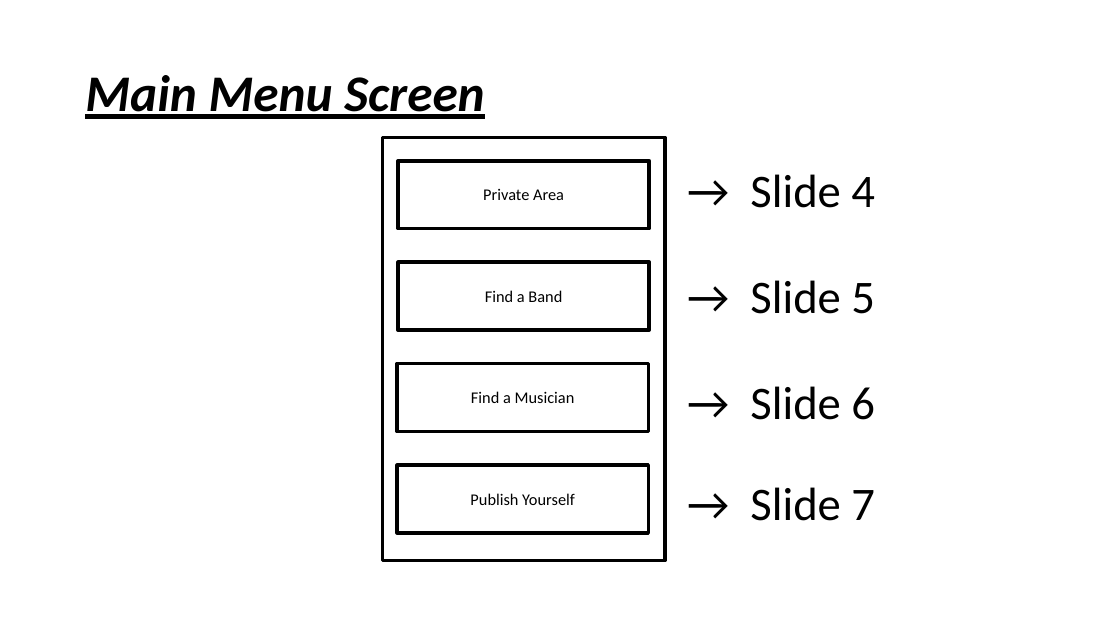
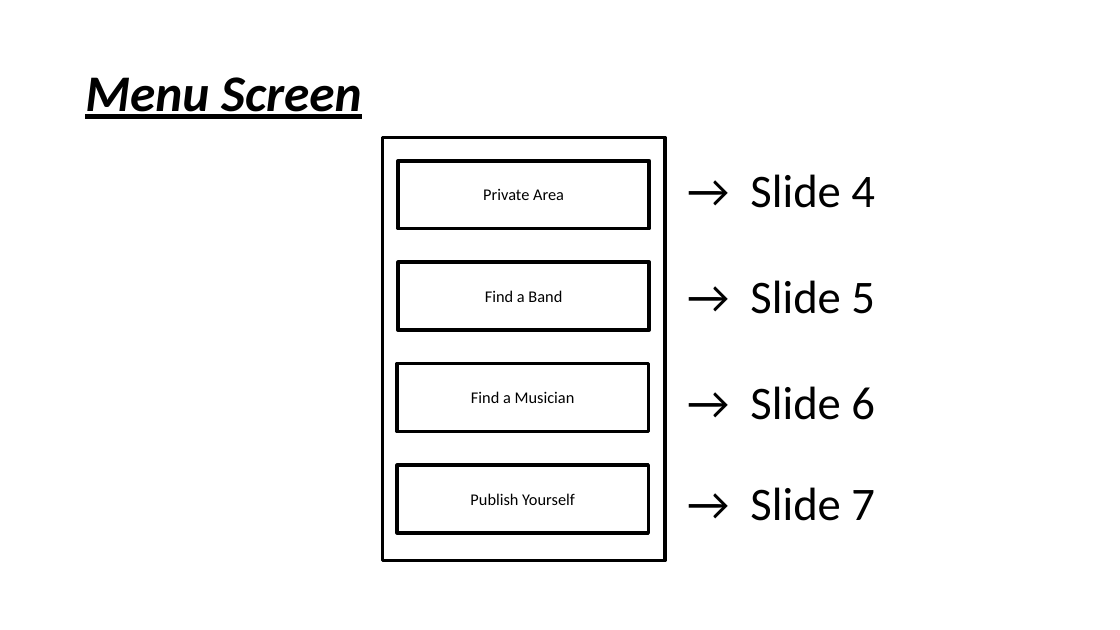
Before and after one commit to LidorPrototype/MusicianFinder, a slide deck: slide 3 of Musician Finder Specification Document.pptx. Drawn at 1120x630 pixels with LibreOffice and Linux fonts; fonts in the diff are those of the drawing. Boxes give left, top, right and bottom in pixels: in the first picture for what was removed or moved away, otherwise in the second. Text is boxed around its words. In the diff, an @@ line names an element or a change of style, - is before the commit and + after.

Commit message:
Created the basic page template of:  - Menu Page  - Private Area Page  - Band Search Page  - Musician Search Page

```diff
--- a/Musician Finder Specification Document.pptx
+++ b/Musician Finder Specification Document.pptx
@@ title at (x1=85, y1=77, x2=361, y2=119): text changed @@
-Main Menu Screen
+Menu Screen
```
Also in this commit, not shown: 2 other slides changed, 9 other files.
